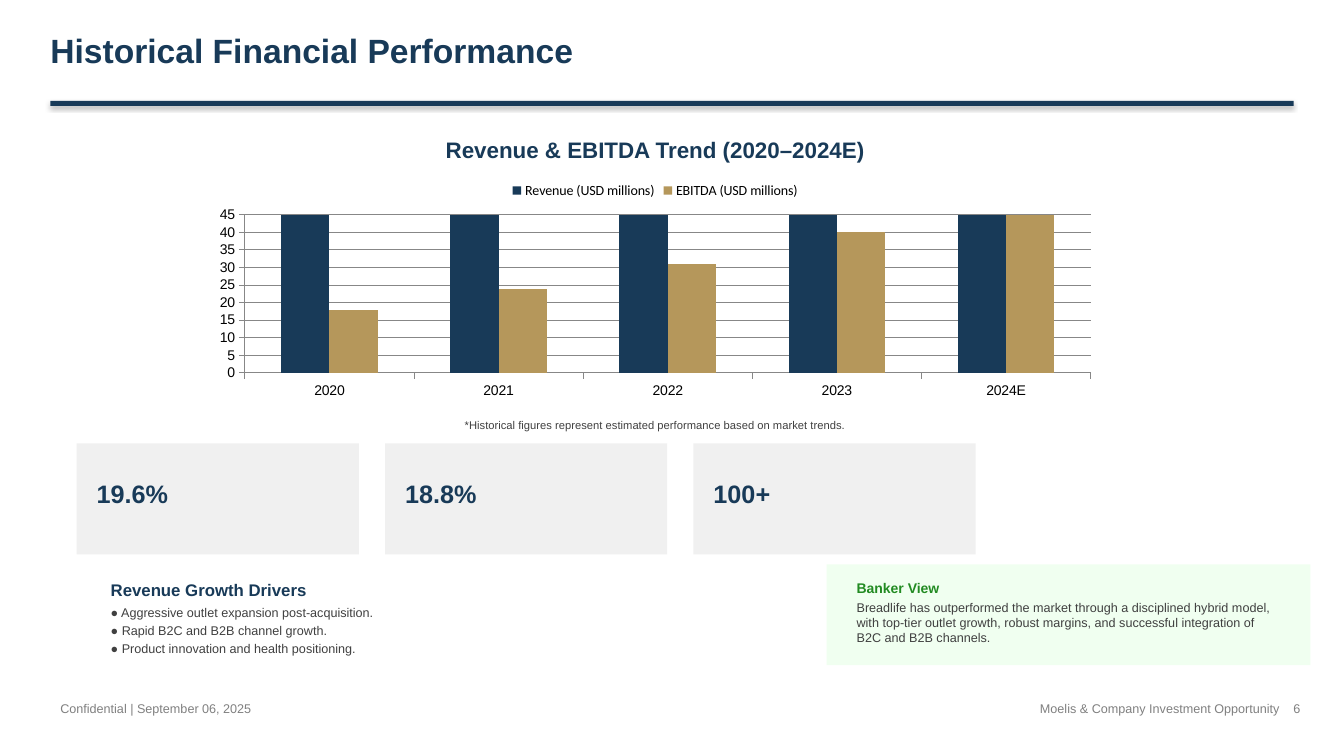
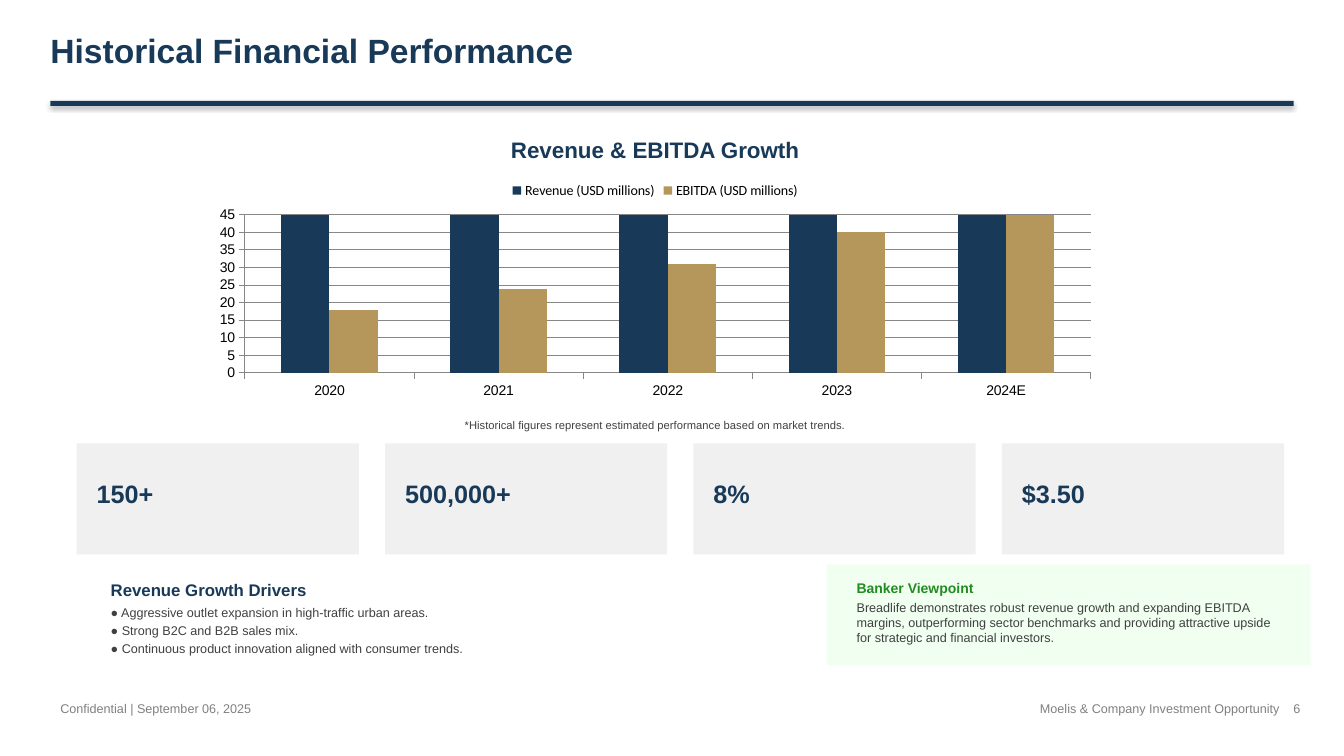
Before and after one commit to alinvb/slide_generator, a slide deck: slide 5 of ai_generated_deck.pptx. Drawn at 1344x756 pixels with LibreOffice and Linux fonts; fonts in the diff are those of the drawing. Boxes give left, top, right and bottom in pixels: in the first picture for what was removed or moved away, otherwise in the second. Text is boxed around its words. In the diff, an @@ line names an element or a change of style, - is before the commit and + after.

```diff
--- a/ai_generated_deck.pptx
+++ b/ai_generated_deck.pptx
@@ text at [511, 141, 799, 159]: text changed @@
-Revenue & EBITDA Trend (2020–2024E)
+Revenue & EBITDA Growth
@@ rectangle added at [1002, 444, 1285, 555], fill #F0F0F0 @@
@@ text at [97, 485, 154, 504]: text changed @@
-19.6%
+150+
@@ text added at [405, 485, 511, 507], 18 pt, text #183A58, bold @@
+500,000+
@@ text at [713, 485, 749, 504]: text changed @@
-18.8%
+8%
@@ text removed at [713, 485, 770, 504] @@
-100+
@@ text added at [1022, 484, 1085, 505], 18 pt, text #183A58, bold @@
+$3.50
@@ text at [857, 583, 974, 596]: text changed @@
-Banker View
+Banker Viewpoint
@@ text at [121, 608, 428, 620]: text changed @@
-● Aggressive outlet expansion post-acquisition.
+● Aggressive outlet expansion in high-traffic urban areas.
@@ text at [122, 626, 298, 638]: text changed @@
-● Rapid B2C and B2B channel growth.
+● Strong B2C and B2B sales mix.
@@ text at [857, 603, 1270, 645]: text changed @@
-Breadlife has outperformed the market through a disciplined hybrid model, with top-tier outlet growth, robust margins, and successful integration of B2C and B2B channels.
+Breadlife demonstrates robust revenue growth and expanding EBITDA margins, outperforming sector benchmarks and providing attractive upside for strategic and financial investors.
@@ text at [122, 644, 463, 656]: text changed @@
-● Product innovation and health positioning.
+● Continuous product innovation aligned with consumer trends.
```
Also in this commit, not shown: 10 other slides changed, 5 slides added, 2 slides removed, 2 other files.
